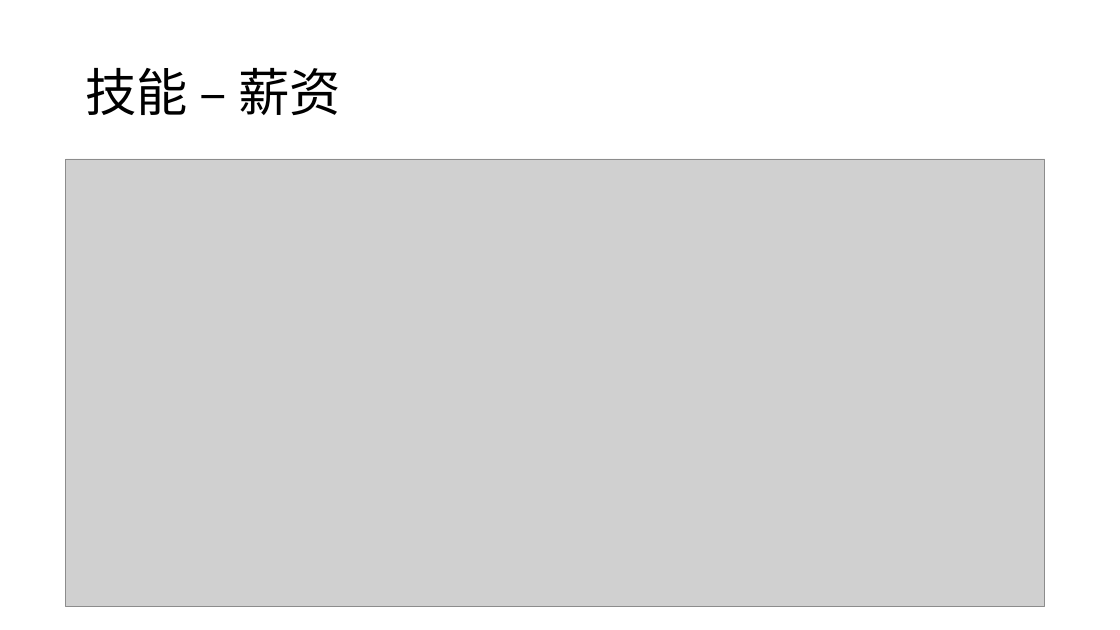
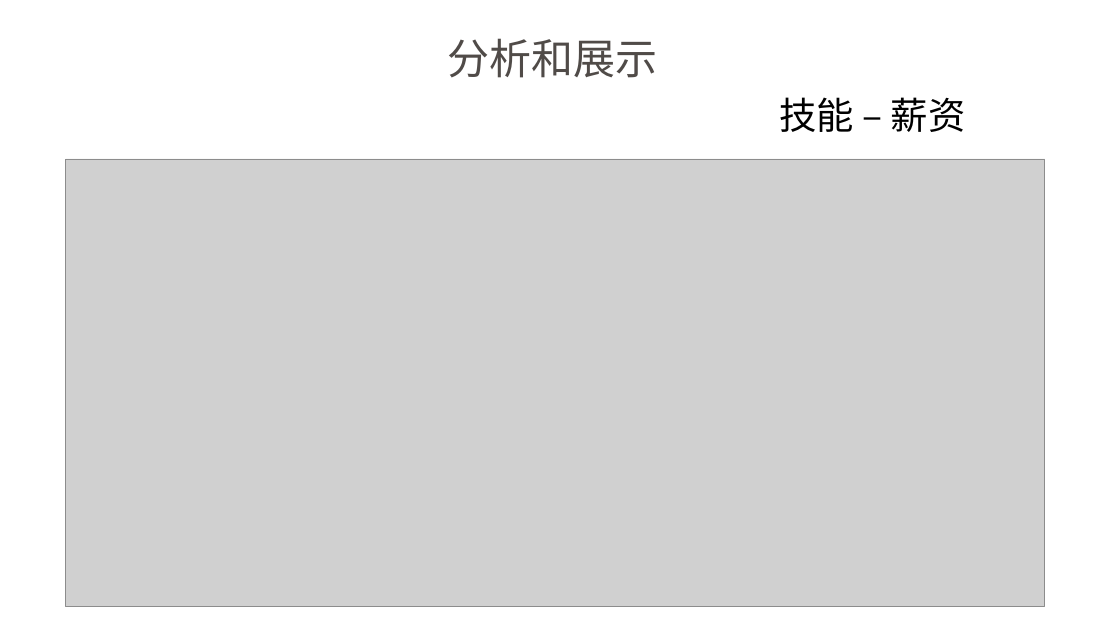
Before and after one commit to ShiyuNie/DataAnalysisSample-python, a slide deck: slide 20 of LagouAnalyst.pptx (slide 15 before the commit). Drawn at 1120x630 pixels with LibreOffice and Linux fonts; fonts in the diff are those of the drawing; grey boxes stand for pictures. Boxes give left, top, right and bottom in pixels: in the first picture for what was removed or moved away, otherwise in the second. Text is boxed around its words. In the diff, an @@ line names an element or a change of style, - is before the commit and + after.

```diff
--- a/LagouAnalyst.pptx
+++ b/LagouAnalyst.pptx
@@ text added at [447,38,657,78], 36 pt, text #504B48 @@
+分析和展示
@@ title "技能 – 薪资": place and size @@
-title "技能 – 薪资" at [85,68,342,115]
+title "技能 – 薪资" at [779,97,966,132]
@@ title "技能 – 薪资" at [779,97,966,132]: size 44 to 32 pt @@
```
Also in this commit, not shown: 13 other slides changed, 8 slides added, 3 slides removed.
